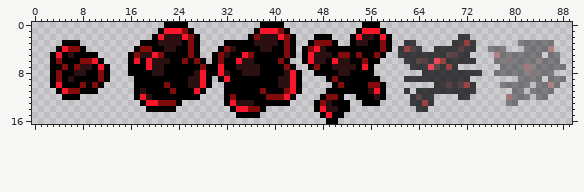
Sprite sheet: workshop/CosmicClone/sprites/puff_strip6.png. Above, as it was before the edit.
Colours within 5 levels of each other are drawn and written as one.
After:
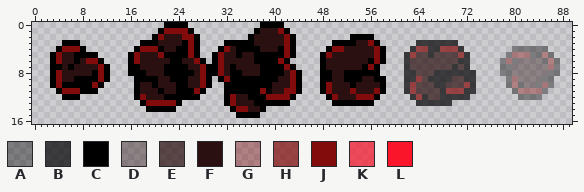
Palette (. is transparent): A #00000164  B #000001b4  C #000001  D #280f0f64  E #2a0f0fb4  F #2a1010  G #820a0a64  H #820b0bb4  J #820b0b  K #fb152ab4  L #fb152a
From the commit log: CCB - updated clouds/puffs
What changed:
file 180x34 -> 90x17 pixels (blocks of 2x2 -> 1x1; one block is one cell here)
y 0: x 55..57 CCC -> ...
y 1: x 22..24 LLL -> JJJ; x 38..40 LLL -> FFF; x 54..58 CLLLC -> .....
y 2: x 21 L -> J; x 25 L -> J; x 37 J -> F; x 41 L -> F; x 47..49 CCC -> ...; x 54..59 LFFCLC -> CCC...; x 71..72 BB -> ..
y 3: x 41 C -> F; x 46..49 CJJJ -> ....; x 51..52 .. -> CC; x 56 C -> J; x 58..59 JC -> ..; x 62..69 BB...... -> ..BBBBBB; x 71..73 BHB -> ...; x 81..86 AAAAAA -> ......
y 4: x 5 L -> J; x 20 C -> J; x 40 C -> F; x 45..48 CJLF -> ....; x 50..59 CCCCCCCCJC -> JJFFFFFJC.; x 61..66 BHEB.. -> ..BHHB; x 68..73 BBBEBB -> HHHB..; x 76..78 AAA -> ...; x 80..81 .. -> AA; x 86 G -> .
y 5: x 4..5 LC -> JF; x 20 L -> F; x 33 C -> F; x 35..36 LJ -> FF; x 45..56 CLFFFCJJCJCC -> ...CJFFFFFFF; x 61 B -> .; x 63..65 BBB -> HEE; x 67..68 BB -> EE; x 71 B -> H; x 77..78 GA -> ..; x 80..82 AAA -> GGG; x 85 . -> G; x 87 A -> .
y 6: x 5..6 CC -> FF; x 8 J -> F; x 10 L -> J; x 17..19 LCL -> JFF; x 25..26 JC -> FF; x 32..34 CCL -> FFF; x 45..50 CLFFCL -> ...CFF; x 53..55 CCJ -> FFF; x 57..58 C. -> JC; x 63 B -> E; x 66..70 BKHBB -> EEEEE; x 73 B -> .; x 77 A -> .; x 79 D -> G; x 81..83 AAA -> DDD; x 86 A -> G
y 7: x 5 J -> F; x 7 J -> F; x 10..11 CL -> FJ; x 18..19 CL -> FF; x 26..27 CC -> FF; x 31..32 LC -> JF; x 46..47 CJ -> ..; x 49 C -> F; x 54..57 CLC. -> FCJC; x 62..66 .BBBK -> BEEEE; x 68..69 BH -> EE; x 71..72 .. -> EB; x 80..82 AAG -> DDD; x 84..86 AAA -> DDG; x 88 A -> .
y 8: x 5..6 CC -> FF; x 9 C -> F; x 19 C -> F; x 28 L -> J; x 31 L -> J; x 43 L -> J; x 47 C -> .; x 50 C -> F; x 52 F -> C; x 57 . -> C; x 62..66 ...BB -> BBEEE; x 74 B -> .; x 77 A -> .; x 80..81 AA -> DD; x 84..85 AA -> DD; x 87 . -> A
y 9: x 5 C -> F; x 21..22 CC -> FF; x 28 L -> J; x 32 L -> J; x 43 L -> J; x 48 . -> C; x 50..51 JC -> FF; x 55..56 CC -> FF; x 58 . -> C; x 64..65 BB -> HE; x 70..71 BB -> EE; x 73 . -> B; x 79..85 ..AAAA. -> AGDDDDA; x 87..88 AA -> ..
y 10: x 4 L -> J; x 8 J -> C; x 18..19 CC -> FF; x 21..23 CJC -> FFF; x 28 L -> J; x 40 C -> F; x 43 L -> J; x 48..52 ..CJC -> CJFFF; x 54..57 CCJJ -> FFFF; x 62..66 ..... -> BHEEE; x 70 B -> E; x 78 A -> .; x 80 A -> G; x 82..83 A. -> DD; x 85..87 AGA -> GA.
y 11: x 5 L -> J; x 19..20 CC -> FF; x 22..23 CJ -> FF; x 27 L -> J; x 40..41 CC -> FF; x 43 L -> J; x 48..55 .CCCCCCC -> CJFFFJFF; x 57 L -> J; x 63..67 .BBBB -> HEEEE; x 69..71 BBB -> HHH; x 81..84 A.AA -> GGGG; x 86 A -> .
y 12: x 18 L -> J; x 20..21 CC -> FF; x 34..35 CC -> FF; x 42 L -> J; x 48..49 CJ -> .C; x 51..58 C..CCCFC -> FFFJJJC.; x 64 E -> H; x 66..70 B.... -> EEBBB; x 79..80 GA -> ..; x 83 . -> A; x 85 A -> .
y 13: x 19..20 LL -> JJ; x 33 L -> J; x 47..49 CJF -> ...; x 53..54 .. -> CC; x 57 C -> .; x 63 B -> .; x 65 H -> B; x 67..69 ... -> BBB; x 79..80 AA -> ..
y 14: x 34..37 LLJJ -> JJFF; x 47..52 CLFFCC -> ......; x 64..65 BB -> ..
y 15: x 48..51 CLCC -> ....
y 16: x 49..50 CC -> ..
